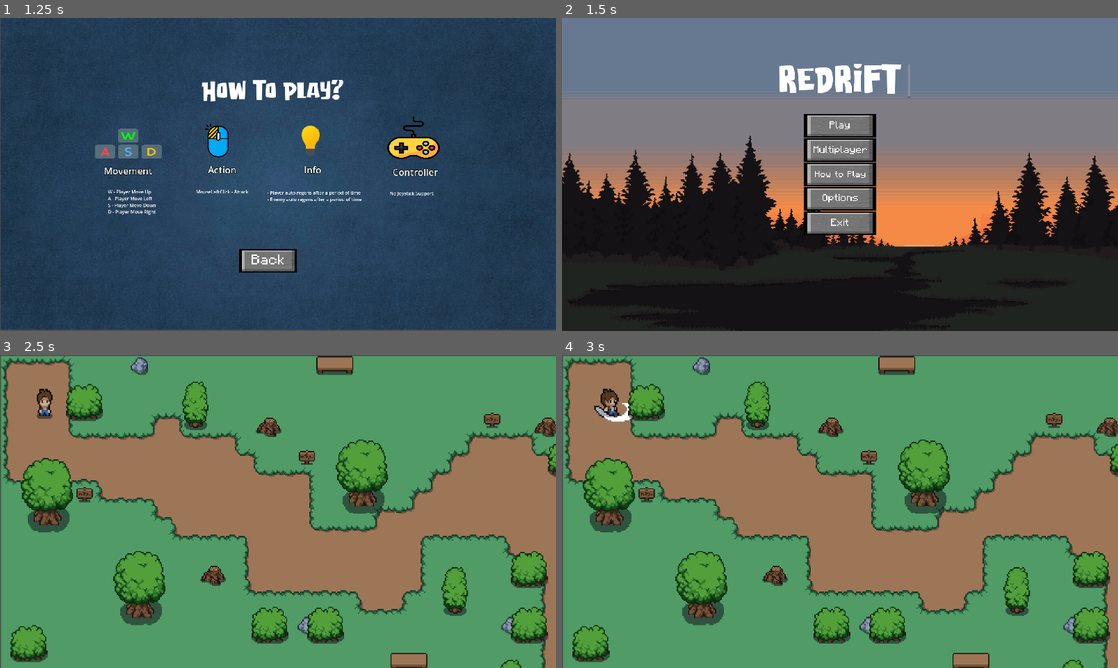
Above: before the commit, frames 1-4 (two rows, left to right).
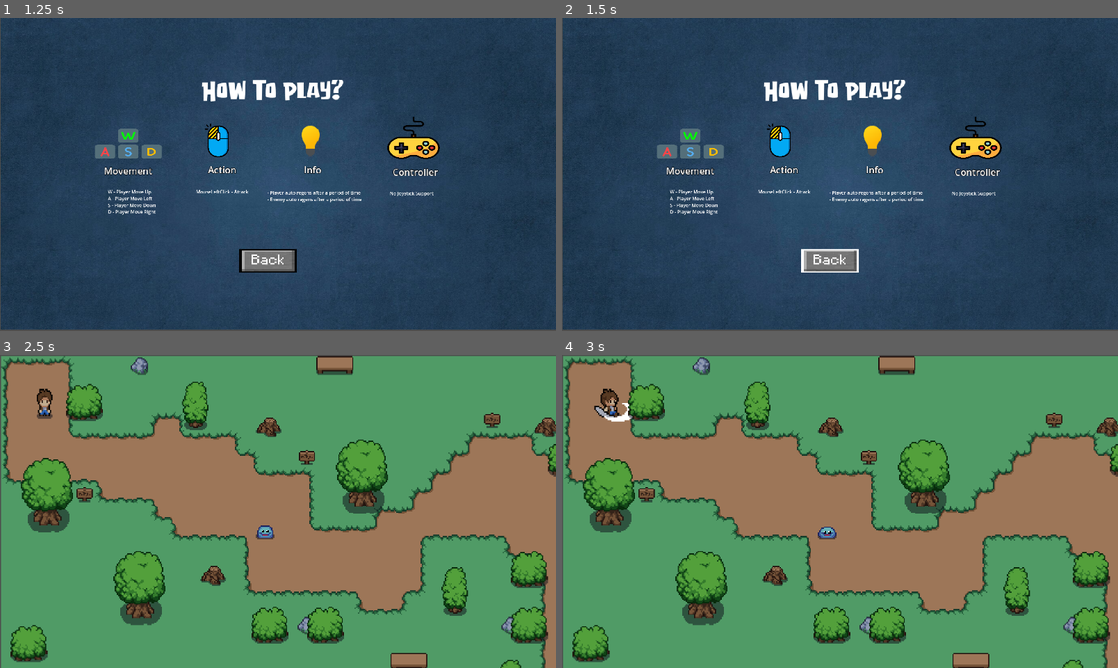
Above: after the commit, the same moments.

Repository: bigyanadk07/reDrift
Game: Godot game, scene res://scenes/MainMenu.tscn
Two runs of this game, one before a commit and one after it. Both use one fixed random seed, a clock stepped at 60 frames per second and the inputs below.
Inputs (mouse positions are in pixels of both pictures, inside the frame that each line leads up to):
- Up to frame 1 (1.25 s): click "How to Play" at 0.5 s
- Up to frame 2 (1.5 s): click "Back" at 1.25 s
- Up to frame 3 (2.5 s): click "Play" at 2 s
- Up to frame 4 (3 s): tap Enter at 2.75 s; move the mouse to (962, 495) at 2.77 s; hold D (move_right) from 2.78 s (still down); click (962, 495) at 2.85 s

Frame 1 is identical in both runs. In frame 2, 100% of the frame differs, in the area x 0-100%, y 0-100%; in frame 3, 0.1%; in frame 4, 0.1%.

Commit message:
Added transition to Game Over scene when the player/character dies

Diff:
--- a/scenes/Howto.tscn
+++ b/scenes/Howto.tscn
@@ -10,6 +10,7 @@
 [ext_resource type="Texture2D" uid="uid://6vx0hg5bx1ht" path="res://Other Assets/Button/button_normal.png" id="7_covtn"]
 [ext_resource type="Texture2D" uid="uid://dba0v2ok05cg" path="res://Other Assets/Button/button_hover.png" id="8_dltpb"]
 [ext_resource type="FontFile" uid="uid://nbymtktk5hc" path="res://Other Assets/Fonts/1_Minecraft-Regular.otf" id="9_allpp"]
+[ext_resource type="AudioStream" uid="uid://d2y7ewpximfpi" path="res://Other Assets/Button/button_click.wav" id="11_gblhm"]
 
 [node name="How To" type="Node2D"]
 script = ExtResource("1_w3yhc")
@@ -212,4 +213,7 @@
 theme_override_font_sizes/font_size = 50
 text = "Back"
 
+[node name="ButtonClickSound" type="AudioStreamPlayer2D" parent="."]
+stream = ExtResource("11_gblhm")
+
 [connection signal="pressed" from="Panel/BackButton" to="." method="_on_back_button_pressed"]
--- a/scenes/game_over.tscn
+++ b/scenes/game_over.tscn
@@ -6,6 +6,7 @@
 [ext_resource type="Texture2D" uid="uid://dba0v2ok05cg" path="res://Other Assets/Button/button_hover.png" id="3_umoso"]
 [ext_resource type="FontFile" uid="uid://nbymtktk5hc" path="res://Other Assets/Fonts/1_Minecraft-Regular.otf" id="4_linlg"]
 [ext_resource type="FontFile" uid="uid://dx0y6pbvg2w6l" path="res://Other Assets/Fonts/Minecrafter.Reg.ttf" id="5_tw60w"]
+[ext_resource type="AudioStream" uid="uid://d2y7ewpximfpi" path="res://Other Assets/Button/button_click.wav" id="7_dk5o8"]
 
 [node name="GameOver" type="Control"]
 layout_mode = 3
@@ -99,7 +100,7 @@
 text = "Game Over"
 horizontal_alignment = 1
 
-[node name="You Died" type="Label" parent="TextureRect"]
+[node name="You Died Title" type="Label" parent="TextureRect"]
 layout_mode = 1
 anchors_preset = 5
 anchor_left = 0.5
@@ -114,5 +115,8 @@
 text = "You Died!"
 horizontal_alignment = 1
 
+[node name="ButtonClickSound" type="AudioStreamPlayer2D" parent="."]
+stream = ExtResource("7_dk5o8")
+
 [connection signal="pressed" from="TextureRect/Main Menu Button" to="." method="_on_main_menu_button_pressed"]
 [connection signal="pressed" from="TextureRect/Exit Button" to="." method="_on_exit_button_pressed"]
--- a/scenes/scripts/Howto.gd
+++ b/scenes/scripts/Howto.gd
@@ -12,4 +12,6 @@
 
 
 func _on_back_button_pressed():
+	$ButtonClickSound.play()
+	await get_tree().create_timer(0.2).timeout
 	get_tree().change_scene_to_file("res://scenes/MainMenu.tscn")
--- a/scenes/scripts/game_over.gd
+++ b/scenes/scripts/game_over.gd
@@ -5,8 +5,12 @@
 
 
 func _on_main_menu_button_pressed():
-	get_tree().change_scene_to_file("res://scenes/menu.tscn")
+	$ButtonClickSound.play()
+	await get_tree().create_timer(0.2).timeout
+	get_tree().change_scene_to_file("res://scenes/MainMenu.tscn")
 
 
 func _on_exit_button_pressed():
+	$ButtonClickSound.play()
+	await get_tree().create_timer(0.2).timeout
 	get_tree().quit()
--- a/scenes/scripts/global.gd
+++ b/scenes/scripts/global.gd
@@ -1,7 +1,7 @@
 extends Node
 
 var player_current_attack = false
-
+var health = 100
 var current_scene = "world"
 var transition_scene = false
 
--- a/scenes/scripts/player.gd
+++ b/scenes/scripts/player.gd
@@ -4,7 +4,6 @@
 
 var enemy_inattack_range = false
 var enemy_attack_cooldown = true
-var health = 100
 var player_alive = true
 var attack_ip = false
 @onready var anim_tree = get_node("AnimationTree")
@@ -23,11 +22,12 @@
 	enemy_attack()
 	#attack()
 
-	if health <= 0:
+	if global.health <= 0:
 		player_alive = false
-		health = 0
-		print("Player has been killed")
+		global.health = 0
 		self.queue_free()
+		get_tree().change_scene_to_file("res://scenes/game_over.tscn")
+
 
 
 func player_movement(delta):
@@ -105,10 +105,10 @@
 
 func enemy_attack():
 	if enemy_inattack_range and enemy_attack_cooldown == true:
-		health = health - 10
+		global.health = global.health - 10
 		enemy_attack_cooldown = false
 		$attack_cooldown.start()
-		print(health)
+		print(global.health)
 
 
 func attack():
@@ -143,12 +143,12 @@
 
 func update_health():
 	var healthbar = $HealthBar
-	healthbar.value = health
-	if health >= 100:
+	healthbar.value = global.health
+	if global.health >= 100:
 		healthbar.visible = false
 	else:
 		healthbar.visible = true
 
 func _on_regen_timer_timeout():
-	if health < 100 and health > 0:
-		health = health + 20
+	if global.health < 100 and global.health > 0:
+		global.health = global.health + 20
--- a/scenes/world.tscn
+++ b/scenes/world.tscn
@@ -1,8 +1,9 @@
-[gd_scene load_steps=6 format=3 uid="uid://doa66tqeirssk"]
+[gd_scene load_steps=7 format=3 uid="uid://doa66tqeirssk"]
 
 [ext_resource type="PackedScene" uid="uid://d0bwc852pp1x6" path="res://scenes/player.tscn" id="1_2fpox"]
 [ext_resource type="Script" path="res://scenes/scripts/world.gd" id="1_uyln8"]
 [ext_resource type="TileSet" uid="uid://bs6vm7ut3d3fa" path="res://scenes/World1.tres" id="2_g05xd"]
+[ext_resource type="PackedScene" uid="uid://dls7064xsrcy8" path="res://scenes/slime.tscn" id="5_dl3w1"]
 [ext_resource type="PackedScene" uid="uid://doyp3ym75cw8s" path="res://scenes/pause_menu.tscn" id="10_10dhm"]
 
 [sub_resource type="RectangleShape2D" id="RectangleShape2D_04iky"]
@@ -58,5 +59,8 @@
 y_sort_enabled = true
 position = Vector2(39, 52)
 
+[node name="Slime" parent="." instance=ExtResource("5_dl3w1")]
+position = Vector2(229, 158)
+
 [connection signal="body_entered" from="TransitiontoDungeon" to="." method="_on_transitionto_dungeon_body_entered"]
 [connection signal="body_exited" from="TransitiontoDungeon" to="." method="_on_transitionto_dungeon_body_exited"]
Not shown: 1 places in scenes/Howto.tscn that only renumber resources
Not shown: 1 places in scenes/game_over.tscn that only renumber resources
